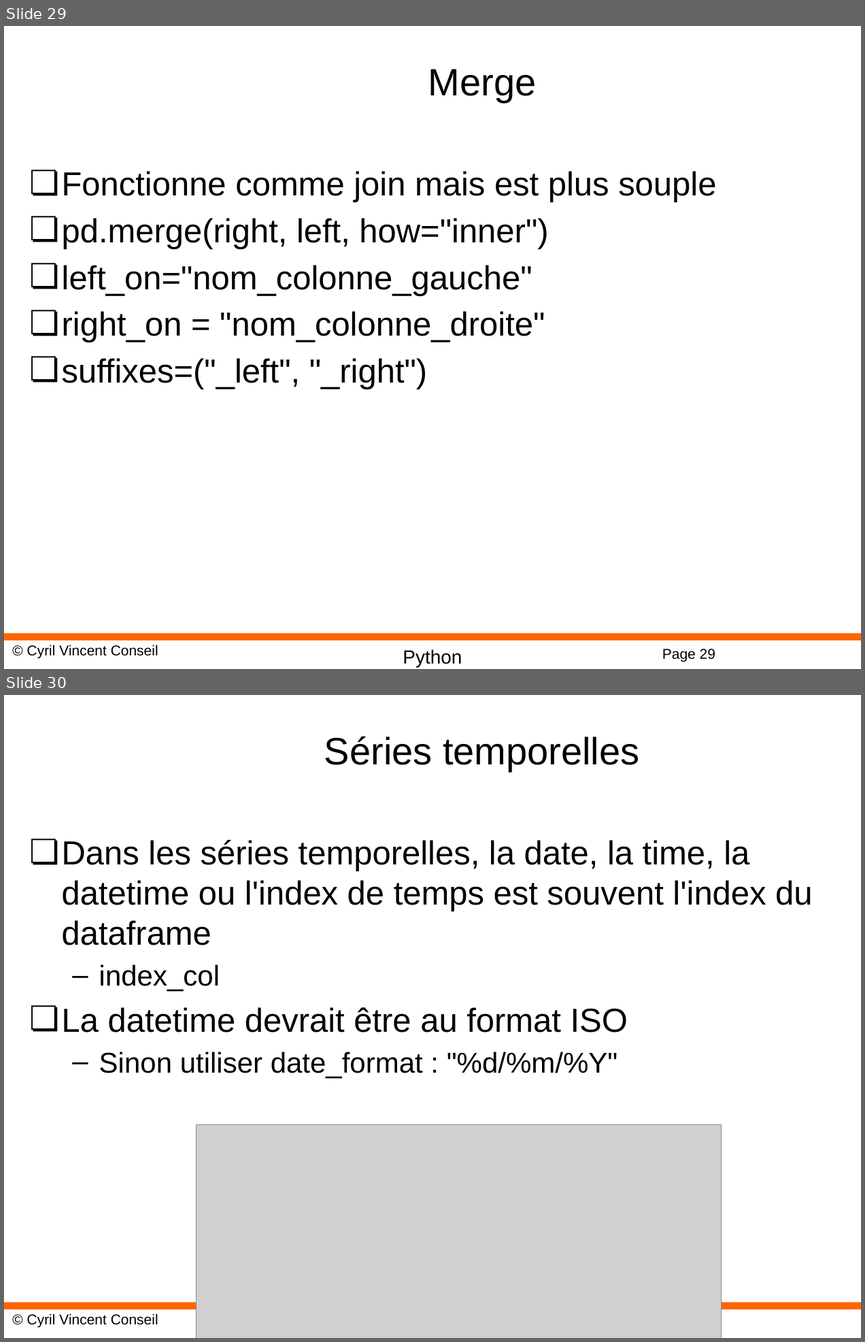
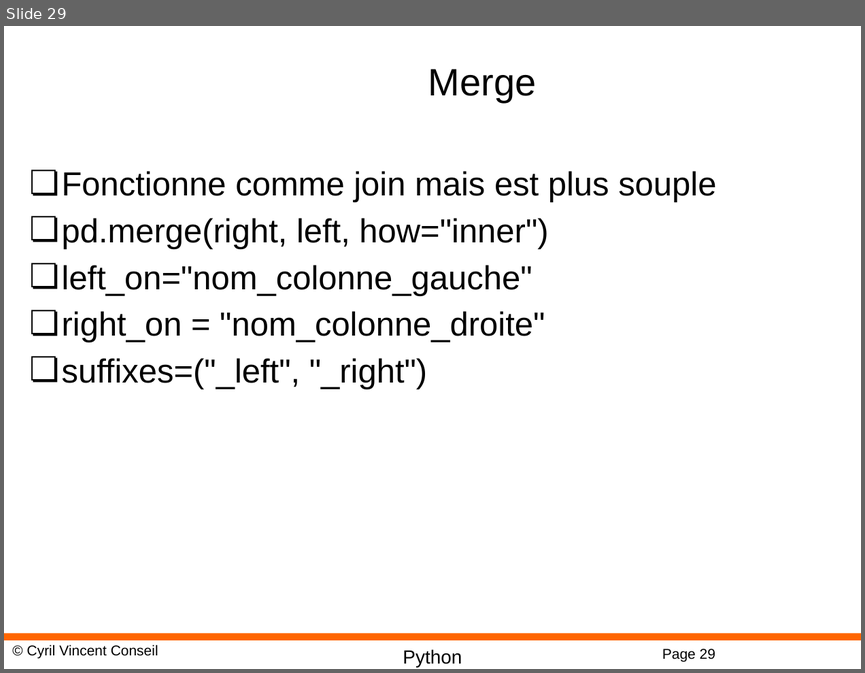
Before and after one commit to cyrilvincent/datascience, a slide deck: ppt/Datascience11-Pandas.pptx. Shown one above the other, each under a label of ours: slides 29 and 30 before the commit, slide 29 after it. The pictures are 865x1342 and 865x673 pixels, drawn with LibreOffice and Linux fonts; fonts in the diff are those of the drawing; grey boxes stand for pictures; background and template pictures are left out. Boxes give left, top, right and bottom in pixels: in the first picture for what was removed or moved away, otherwise in the second. Text is boxed around its words. In the diff, an @@ line names an element or a change of style, - is before the commit and + after.

```diff
--- a/ppt/Datascience11-Pandas.pptx
+++ b/ppt/Datascience11-Pandas.pptx
@@ slide 30 removed at [4, 695, 861, 1338], background #FFFFFF; not listed: 3 template elements that a slide beside it also shows @@
@@ title removed at [324, 736, 639, 772] @@
-Séries temporelles
@@ text removed at [62, 840, 812, 1078] @@
-❏ Dans les séries temporelles, la date, la time, la datetime ou l'index de temps est souvent l'index du dataframe
-  – index_col
-❏ La datetime devrait être au format ISO
-  – Sinon utiliser date_format : "%d/%m/%Y"
@@ picture removed at [196, 1124, 721, 1338] @@
```
Also in this commit, not shown: 1 other slide removed, 3 other files.
